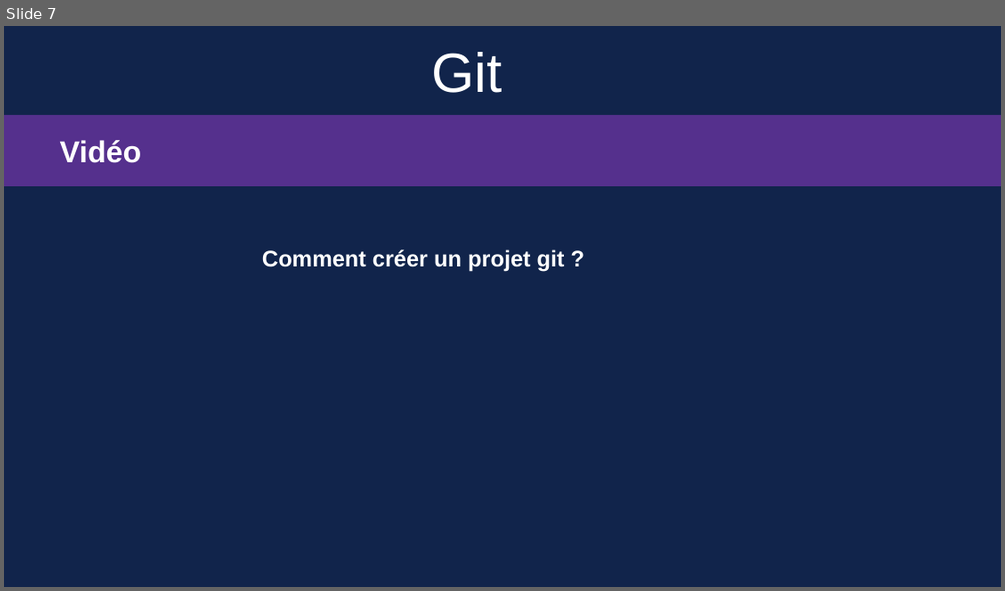
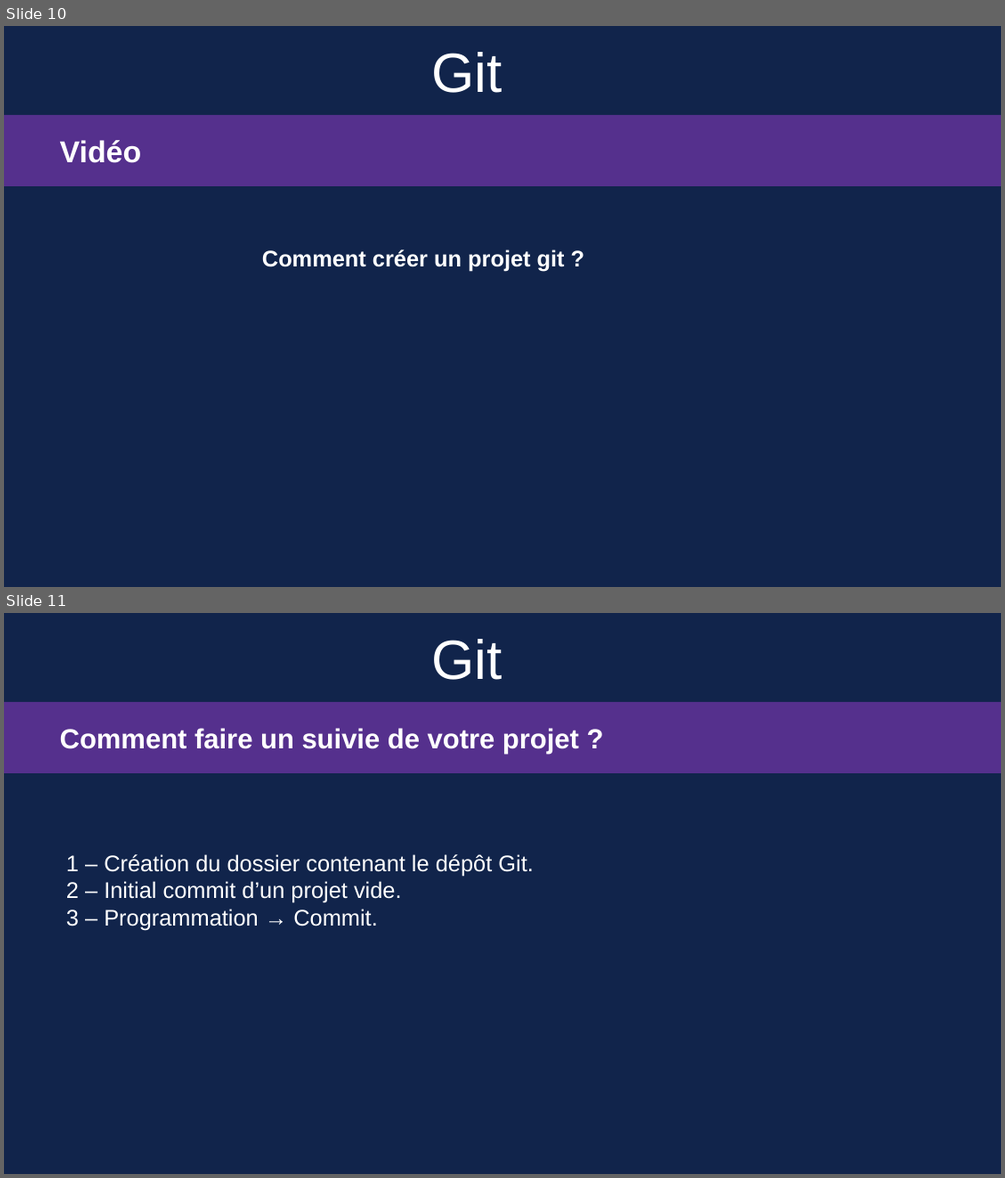
Before and after one commit to Sauvage89/guide_git, a slide deck: guide_git.odp. Shown one above the other, each under a label of ours: slide 7 before the commit, slides 10 and 11 after it. The pictures are 1005x591 and 1005x1178 pixels, drawn with LibreOffice and Linux fonts; fonts in the diff are those of the drawing. Boxes give left, top, right and bottom in pixels: in the first picture for what was removed or moved away, otherwise in the second. Text is boxed around its words. In the diff, an @@ line names an element or a change of style, - is before the commit and + after.

```diff
--- a/guide_git.odp
+++ b/guide_git.odp
@@ slide 11 added at [4,613,1001,1174], background #11244B @@
@@ title added at [431,639,502,680], 44 pt, text #FFFFFF @@
+Git
@@ rectangle added at [4,702,1001,773], fill #55308D @@
@@ text added at [60,728,579,754], 22 pt, text #FFFFFF, bold @@
+Comment faire un suivie de votre projet ?
@@ text added at [66,854,533,930], 18 pt, text #FFFFFF @@
+1 – Création du dossier contenant le dépôt Git.
+2 – Initial commit d’un projet vide.
+3 – Programmation → Commit.
@@ what was slide 7 is now slide 10 @@
```
Also in this commit, not shown: 20 slides changed, 4 other slides added, 1 slide removed, 1 other file.
